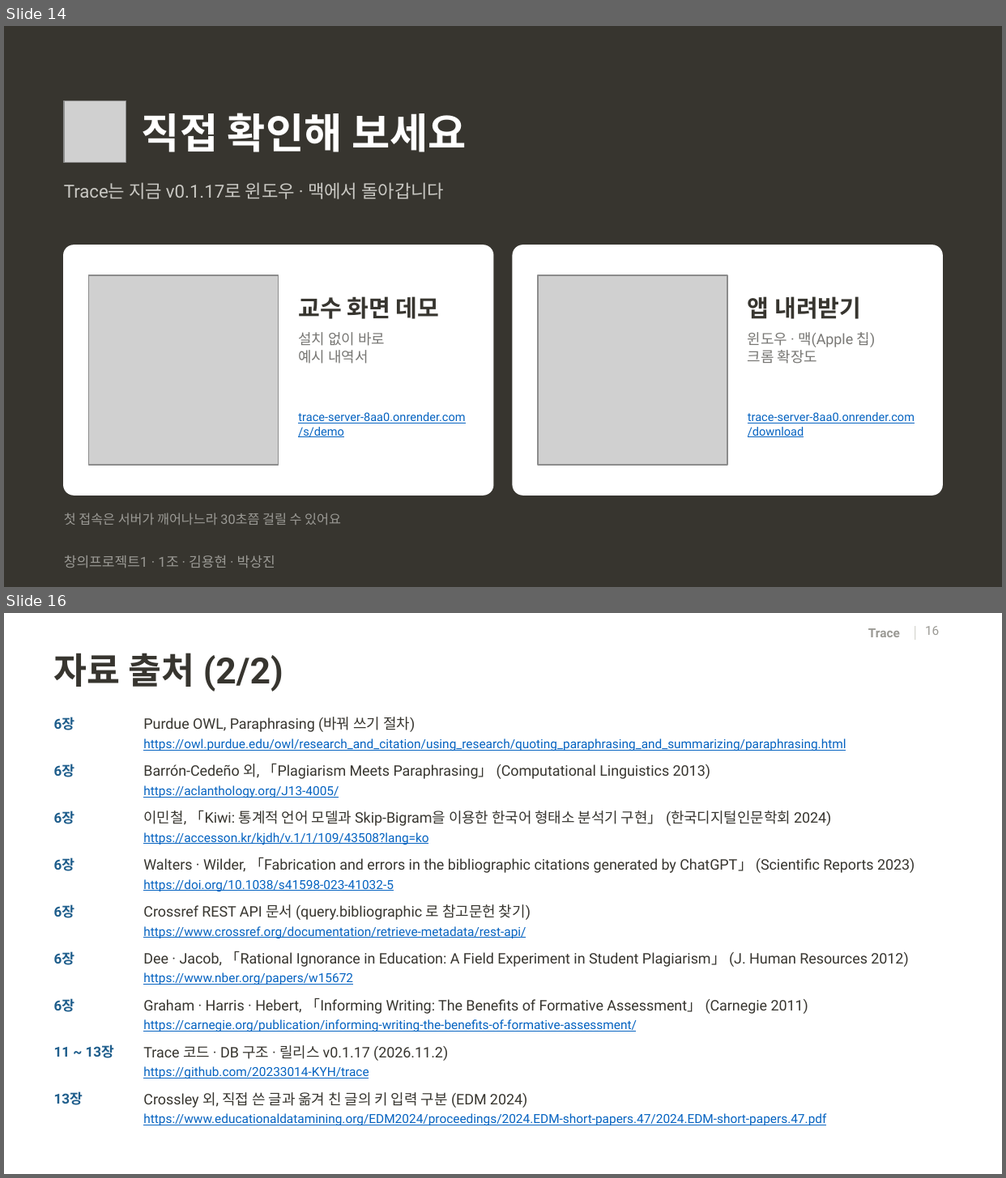
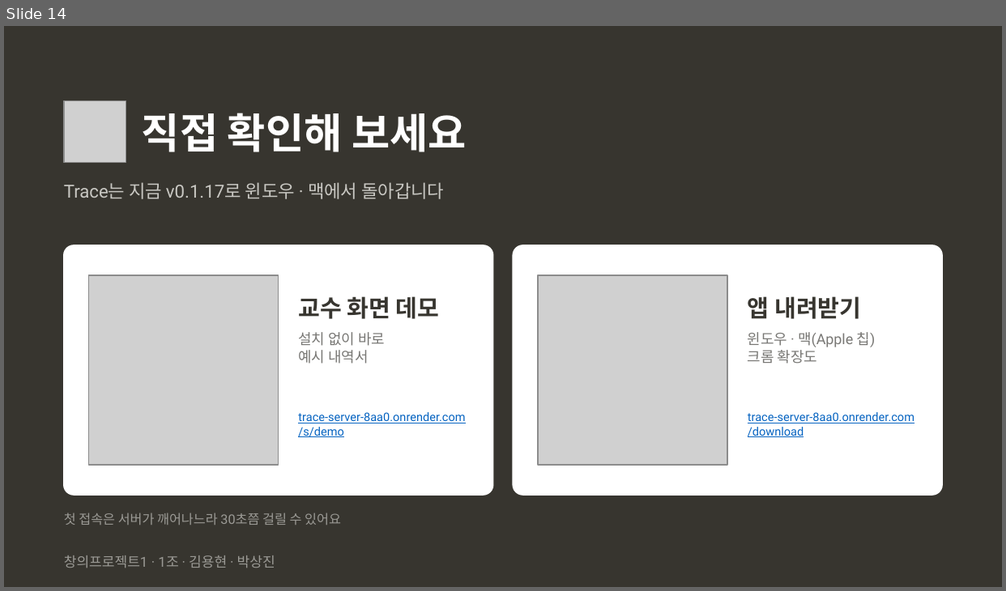
Before and after one commit to 20233014-KYH/trace, a slide deck: deck/중간발표_김용현.pptx. Shown one above the other, each under a label of ours: slides 14 and 16 before the commit, slide 14 after it; the slides between them are not shown. The pictures are 1006x1178 and 1006x591 pixels, drawn with LibreOffice and Linux fonts; fonts in the diff are those of the drawing; grey boxes stand for pictures; background and template pictures are left out. Boxes give left, top, right and bottom in pixels: in the first picture for what was removed or moved away, otherwise in the second. Text is boxed around its words. In the diff, an @@ line names an element or a change of style, - is before the commit and + after.

```diff
--- a/deck/중간발표_김용현.pptx
+++ b/deck/중간발표_김용현.pptx
@@ slide 16 removed at [4, 613, 1002, 1174], background #FFFFFF @@
@@ text removed at [868, 628, 900, 637] @@
-Trace
@@ line removed from (915, 626) to (915, 640) @@
@@ page number removed at [925, 626, 939, 635] @@
-16
@@ title removed at [54, 653, 283, 692] @@
-자료 출처 (2/2)
@@ text removed at [54, 717, 75, 730] @@
-6장
@@ text removed at [143, 717, 415, 732] @@
-Purdue OWL, Paraphrasing (바꿔 쓰기 절차)
@@ text removed at [143, 739, 846, 752] @@
-https://owl.purdue.edu/owl/research_and_citation/using_research/quoting_paraphrasing_and_summarizing/paraphrasing.html
@@ text removed at [54, 764, 75, 777] @@
-6장
@@ text removed at [143, 764, 710, 779] @@
-Barrón-Cedeño 외, 「Plagiarism Meets Paraphrasing」 (Computational Linguistics 2013)
@@ text removed at [143, 786, 339, 798] @@
-https://aclanthology.org/J13-4005/
@@ text removed at [54, 811, 75, 824] @@
-6장
@@ text removed at [143, 811, 831, 826] @@
-이민철, 「Kiwi: 통계적 언어 모델과 Skip-Bigram을 이용한 한국어 형태소 분석기 구현」 (한국디지털인문학회 2024)
@@ text removed at [143, 833, 428, 845] @@
-https://accesson.kr/kjdh/v.1/1/109/43508?lang=ko
@@ text removed at [54, 858, 75, 871] @@
-6장
@@ text removed at [143, 858, 914, 873] @@
-Walters · Wilder, 「Fabrication and errors in the bibliographic citations generated by ChatGPT」 (Scientific Reports 2023)
@@ text removed at [143, 879, 394, 892] @@
-https://doi.org/10.1038/s41598-023-41032-5
@@ text removed at [54, 905, 75, 918] @@
-6장
@@ text removed at [143, 905, 530, 920] @@
-Crossref REST API 문서 (query.bibliographic 로 참고문헌 찾기)
@@ text removed at [143, 926, 526, 939] @@
-https://www.crossref.org/documentation/retrieve-metadata/rest-api/
@@ text removed at [54, 952, 75, 965] @@
-6장
@@ text removed at [143, 952, 908, 967] @@
-Dee · Jacob, 「Rational Ignorance in Education: A Field Experiment in Student Plagiarism」 (J. Human Resources 2012)
@@ text removed at [143, 973, 353, 986] @@
-https://www.nber.org/papers/w15672
@@ text removed at [54, 999, 75, 1012] @@
-6장
@@ text removed at [143, 999, 808, 1014] @@
-Graham · Harris · Hebert, 「Informing Writing: The Benefits of Formative Assessment」 (Carnegie 2011)
@@ text removed at [143, 1020, 637, 1033] @@
-https://carnegie.org/publication/informing-writing-the-benefits-of-formative-assessment/
@@ text removed at [54, 1045, 114, 1059] @@
-11 ~ 13장
@@ text removed at [143, 1046, 448, 1061] @@
-Trace 코드 · DB 구조 · 릴리스 v0.1.17 (2026.11.2)
@@ text removed at [143, 1067, 368, 1080] @@
-https://github.com/20233014-KYH/trace
@@ text removed at [54, 1092, 83, 1105] @@
-13장
@@ text removed at [143, 1093, 527, 1108] @@
-Crossley 외, 직접 쓴 글과 옮겨 친 글의 키 입력 구분 (EDM 2024)
@@ text removed at [143, 1114, 826, 1127] @@
-https://www.educationaldatamining.org/EDM2024/proceedings/2024.EDM-short-papers.47/2024.EDM-short-papers.47.pdf
```
Also in this commit, not shown: 1 slide changed, 1 other file.
